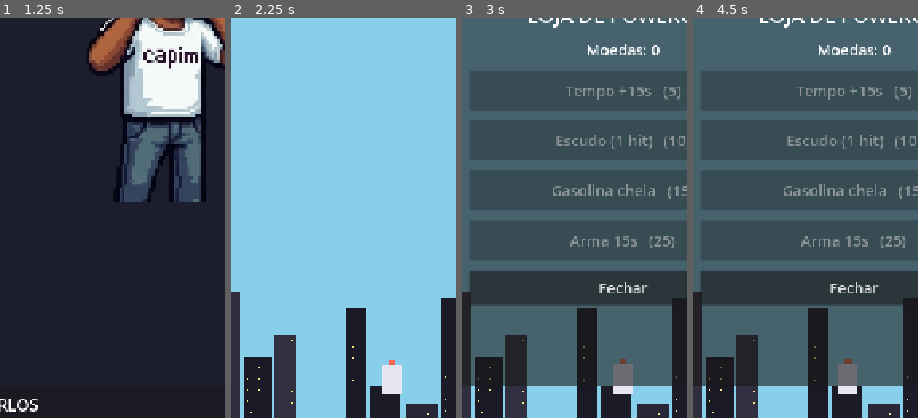
Above: before the commit, frames 1-4 (left to right).
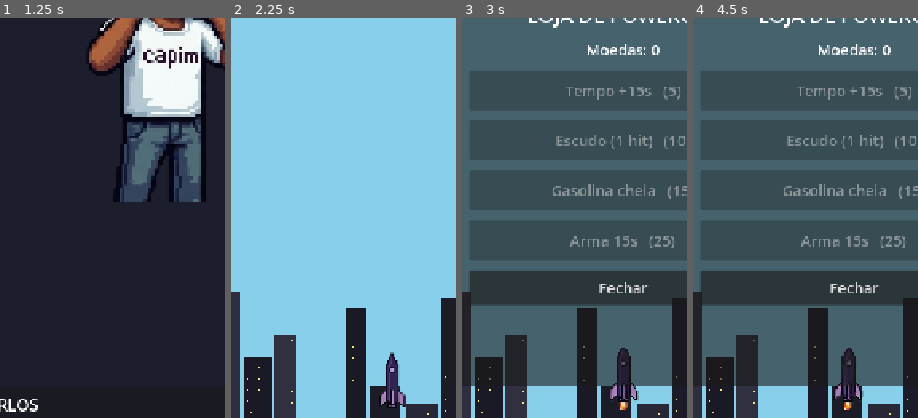
Above: after the commit, the same moments.

Repository: lucasevero/foguete-pra-lua
Game: Godot game, scene res://intro.tscn
Same seed, same stepped clock (60 frames per second), same inputs: the game is played once before the commit and once after it.
Inputs:
- Up to frame 1 (1.25 s): click "Atender" at 0.5 s
- Up to frame 2 (2.25 s): click "Pular" at 1.25 s; click "JOGAR" at 2 s
- Up to frame 3 (3 s): click "LOJA" at 2.75 s
- Up to frame 4 (4.5 s): click "Fechar" at 3.5 s; click "LOJA" at 4.25 s
The pictures show only the part of the screen within x 14-64%, y 29-79%; the shares and areas given below are measured in that part.

Frame 1 is identical in both runs. In frame 2, 1.1% of the frame differs, in the area x 65-78%, y 83-98%; in frame 3, 1.1%, in the area x 65-79%, y 82-98%; in frame 4, 1.1%.

Commit message:
Use pixel-art rocket sprite (idle + flame on thrust)
Player now renders rocket_idle.png, swapping to rocket_flame.png while thrusting
(on the _thrusting flip). Replaces the gray-box ColorRect body + nose.

Verified: imports clean, editor renders, web re-exported.

Co-Authored-By: Claude Opus 4.8 <noreply@anthropic.com>

Diff:
--- a/player.gd
+++ b/player.gd
@@ -24,6 +24,8 @@
 @export var fire_interval: float = 0.15      # intervalo entre tiros
 
 const BULLET := preload("res://bullet.tscn")
+const ROCKET_IDLE := preload("res://assets/sprites/player/rocket_idle.png")
+const ROCKET_FLAME := preload("res://assets/sprites/player/rocket_flame.png")
 
 var fuel: float
 var angular_velocity: float = 0.0
@@ -34,6 +36,7 @@
 var _fire_cd: float = 0.0
 
 @onready var _shield_sprite: Sprite2D = $Shield
+@onready var _rocket: Sprite2D = $Rocket
 
 func _ready() -> void:
 	fuel = max_fuel
@@ -70,6 +73,7 @@
 	if thrusting != _thrusting:
 		_thrusting = thrusting
 		GameEvents.thrust_changed.emit(thrusting)   # AudioManager liga/desliga o motor
+		_rocket.texture = ROCKET_FLAME if thrusting else ROCKET_IDLE
 	if thrusting:
 		var vp := get_viewport()
 		var center := vp.get_visible_rect().size * 0.5
--- a/player.tscn
+++ b/player.tscn
@@ -1,6 +1,7 @@
-[gd_scene load_steps=3 format=3]
+[gd_scene load_steps=4 format=3]
 
 [ext_resource type="Script" path="res://player.gd" id="1"]
+[ext_resource type="Texture2D" path="res://assets/sprites/player/rocket_idle.png" id="2"]
 
 [sub_resource type="RectangleShape2D" id="1"]
 size = Vector2(32, 48)
@@ -8,19 +9,8 @@
 [node name="Player" type="CharacterBody2D" groups=["player"]]
 script = ExtResource("1")
 
-[node name="Sprite" type="ColorRect" parent="."]
-offset_left = -16.0
-offset_top = -24.0
-offset_right = 16.0
-offset_bottom = 24.0
-color = Color(0.9, 0.9, 0.95, 1)
-
-[node name="Nose" type="ColorRect" parent="."]
-offset_left = -6.0
-offset_top = -32.0
-offset_right = 6.0
-offset_bottom = -24.0
-color = Color(0.95, 0.4, 0.3, 1)
+[node name="Rocket" type="Sprite2D" parent="."]
+texture = ExtResource("2")
 
 [node name="Shield" type="Sprite2D" parent="."]
 z_index = 1
Not shown, added: assets/sprites/player/rocket_flame.png.import
Not shown, added: assets/sprites/player/rocket_idle.png.import
Not shown, changed: .claude/devlog/physics.md
